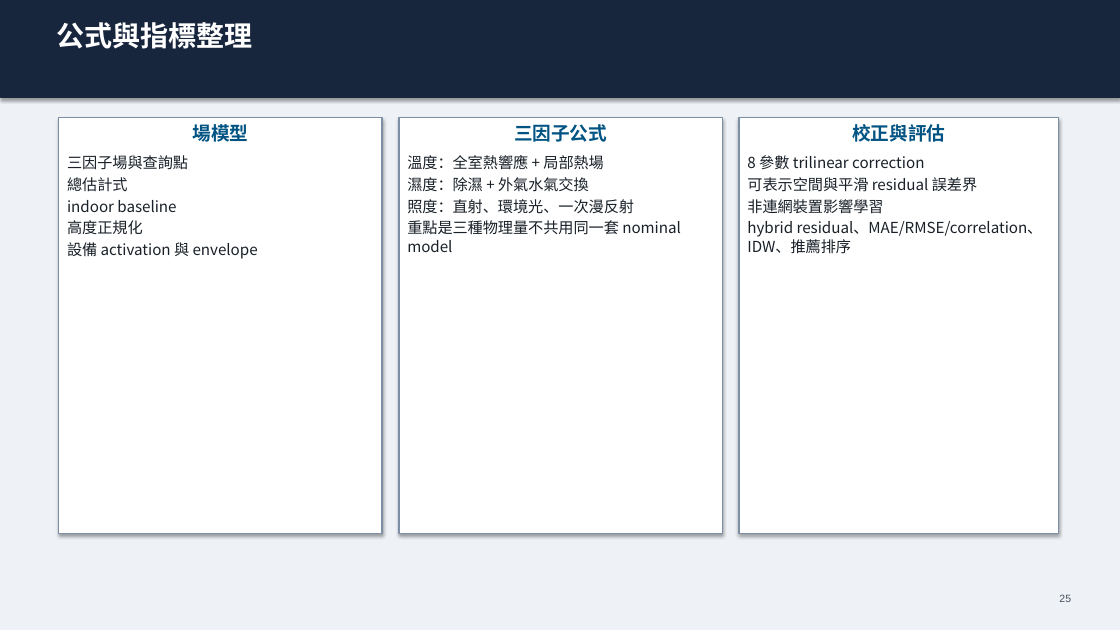
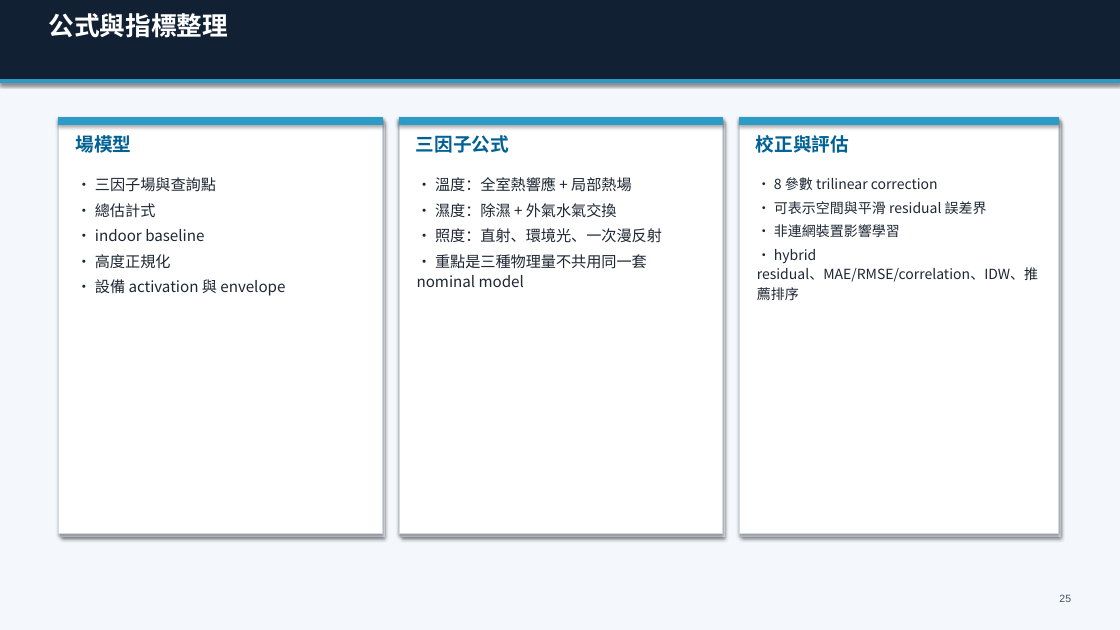
Before and after one commit to Yunitrish006006/A-Spatial-Digital-Twin-Prototype-for-Indoor-Spaces-with-Environmental-Factors, a slide deck: slide 25 of docs/papers/thesis/thesis_presentation_zh_30min.pptx. Drawn at 1120x630 pixels with LibreOffice and Linux fonts; fonts in the diff are those of the drawing. Boxes give left, top, right and bottom in pixels: in the first picture for what was removed or moved away, otherwise in the second. Text is boxed around its words. In the diff, an @@ line names an element or a change of style, - is before the commit and + after.

```diff
--- a/docs/papers/thesis/thesis_presentation_zh_30min.pptx
+++ b/docs/papers/thesis/thesis_presentation_zh_30min.pptx
@@ background #EEF2F7 to #F4F7FB @@
@@ rectangle: place and size @@
-rectangle at box(0, 0, 1120, 97)
+rectangle at box(0, 0, 1120, 82)
@@ rectangle at box(0, 0, 1120, 82): fill #17253D to #122033; outline #17253D 0.75 pt to #122033 0.75 pt @@
@@ text "公式與指標整理" at box(49, 13, 228, 38): size 24 to 22 pt @@
@@ rectangle added at box(0, 80, 1120, 82), fill #2D9BC8, outline #2D9BC8 0.75 pt @@
@@ rectangle added at box(59, 118, 382, 534), fill #FFFFFF, outline #D1DBE7 0.8 pt @@
@@ rectangle added at box(59, 118, 382, 124), fill #2D9BC8, outline #2D9BC8 0.75 pt @@
@@ rectangle added at box(399, 118, 723, 534), fill #FFFFFF, outline #D1DBE7 0.8 pt @@
@@ rectangle added at box(399, 118, 723, 124), fill #2D9BC8, outline #2D9BC8 0.75 pt @@
@@ rectangle added at box(739, 118, 1059, 534), fill #FFFFFF, outline #D1DBE7 0.8 pt @@
@@ rectangle added at box(739, 118, 1059, 124), fill #2D9BC8, outline #2D9BC8 0.75 pt @@
@@ rectangle added at box(61, 121, 385, 537), fill #E2E8F0, outline #E2E8F0 0.75 pt @@
@@ text added at box(76, 132, 132, 157), 16 pt, text #006194, bold @@
+場模型
@@ rectangle added at box(402, 121, 725, 537), fill #E2E8F0, outline #E2E8F0 0.75 pt @@
@@ text added at box(416, 135, 509, 153), 16 pt, text #006194, bold @@
+三因子公式
@@ rectangle added at box(742, 121, 1061, 537), fill #E2E8F0, outline #E2E8F0 0.75 pt @@
@@ text added at box(756, 135, 849, 153), 16 pt, text #006194, bold @@
+校正與評估
@@ text "• 三因子場與查詢點": place and size @@
-text "• 三因子場與查詢點" at box(59, 118, 382, 534)
+text "• 三因子場與查詢點" at box(95, 177, 285, 296)
@@ text at box(95, 177, 285, 296): text changed; text colour #192028 to #1E2733 @@
-場模型
-三因子場與查詢點
-總估計式
-indoor baseline
-高度正規化
-設備 activation 與 envelope
+• 三因子場與查詢點
+• 總估計式
+• indoor baseline
+• 高度正規化
+• 設備 activation 與 envelope
@@ text at box(417, 177, 662, 287): text changed; text colour #192028 to #1E2733 @@
-三因子公式
-溫度：全室熱響應 + 局部熱場
-濕度：除濕 + 外氣水氣交換
-照度：直射、環境光、一次漫反射
-重點是三種物理量不共用同一套 nominal model
+• 溫度：全室熱響應 + 局部熱場
+• 濕度：除濕 + 外氣水氣交換
+• 照度：直射、環境光、一次漫反射
+• 重點是三種物理量不共用同一套 nominal model
@@ text "• 溫度：全室熱響應 + 局部熱場": place and size @@
-text "• 溫度：全室熱響應 + 局部熱場" at box(399, 118, 723, 534)
+text "• 溫度：全室熱響應 + 局部熱場" at box(417, 177, 662, 287)
@@ fill #FFFFFF to none; outline #7C8FA5 1.2 pt to none; shadow off in 3 elements at box(417, 177, 662, 287), box(95, 177, 285, 296), box(757, 177, 1038, 300) @@
@@ text at box(757, 177, 1038, 300): text changed; size 13 to 12 pt; text colour #192028 to #1E2733 @@
-校正與評估
-8 參數 trilinear correction
-可表示空間與平滑 residual 誤差界
-非連網裝置影響學習
-hybrid residual、MAE/RMSE/correlation、IDW、推薦排序
+• 8 參數 trilinear correction
+• 可表示空間與平滑 residual 誤差界
+• 非連網裝置影響學習
+• hybrid residual、MAE/RMSE/correlation、IDW、推薦排序
@@ text "• 8 參數 trilinear correction": place and size @@
-text "• 8 參數 trilinear correction" at box(739, 118, 1059, 534)
+text "• 8 參數 trilinear correction" at box(757, 177, 1038, 300)
```
Also in this commit, not shown: 52 other slides changed, 2 other files.
